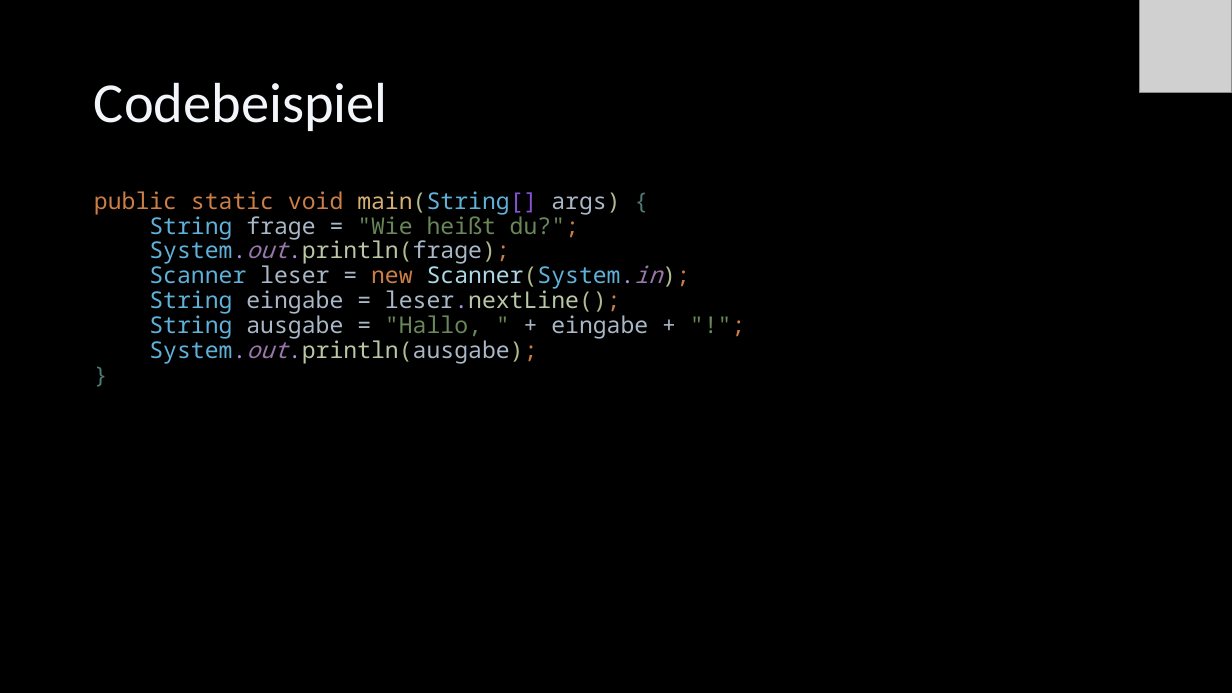
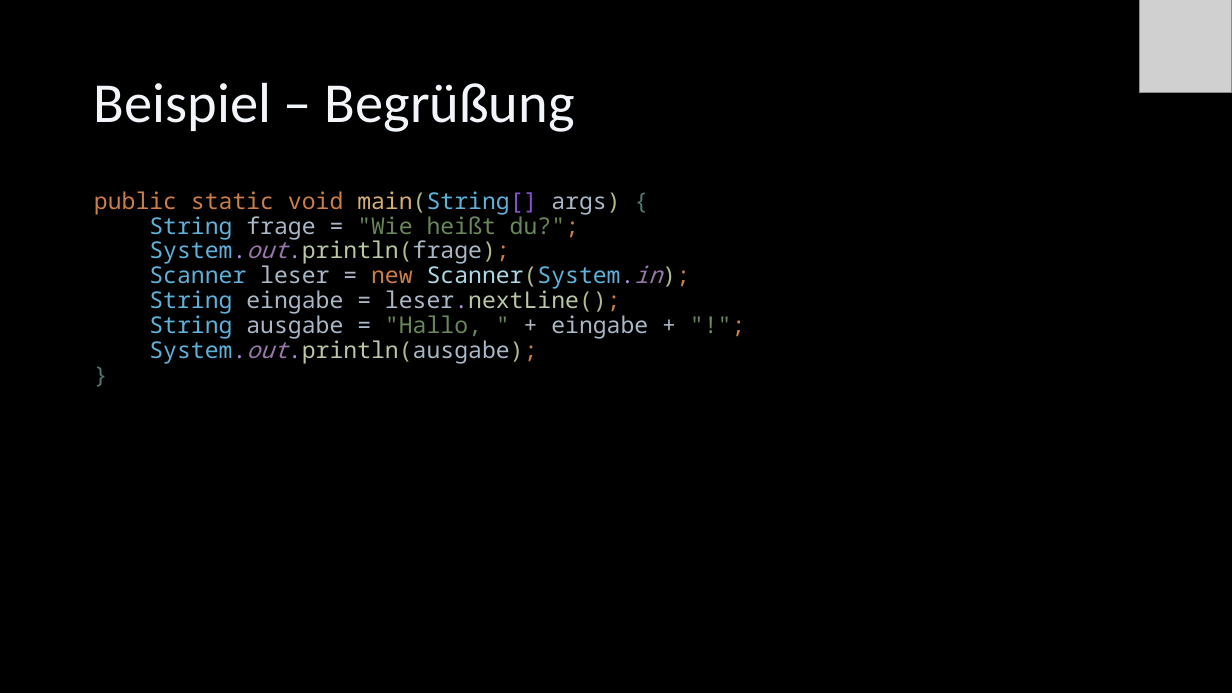
Before and after one commit to Cactusroot/Java, a slide deck: slide 18 of src/Java.pptx (slide 17 before the commit). Drawn at 1232x693 pixels with LibreOffice and Linux fonts; fonts in the diff are those of the drawing; grey boxes stand for pictures. Boxes give left, top, right and bottom in pixels: in the first picture for what was removed or moved away, otherwise in the second. Text is boxed around its words. In the diff, an @@ line names an element or a change of style, - is before the commit and + after.

```diff
--- a/src/Java.pptx
+++ b/src/Java.pptx
@@ title at [94,82,575,132]: text changed @@
-Codebeispiel
+Beispiel – Begrüßung
```
Also in this commit, not shown: 19 other slides changed, 7 slides added, 2 other files.
